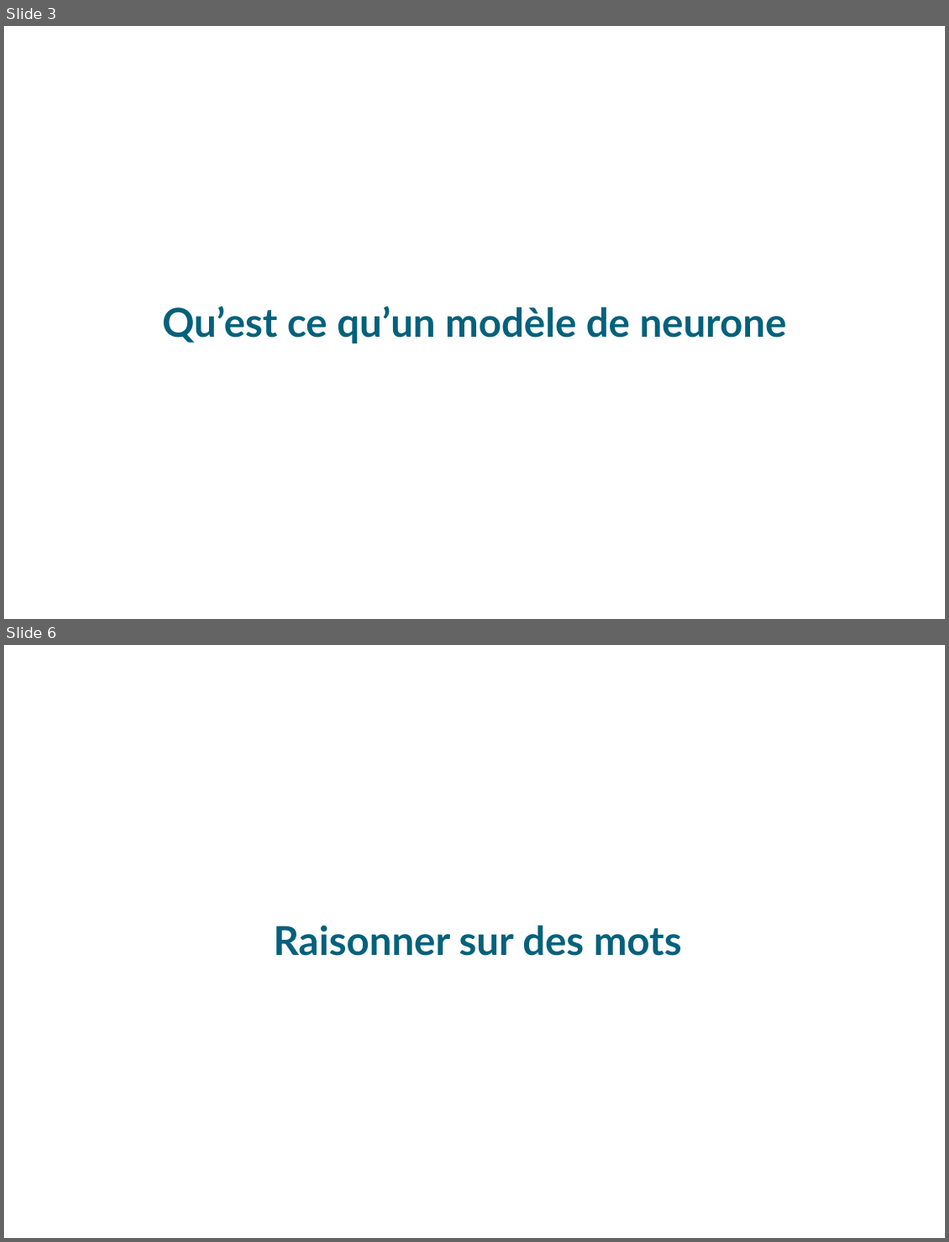
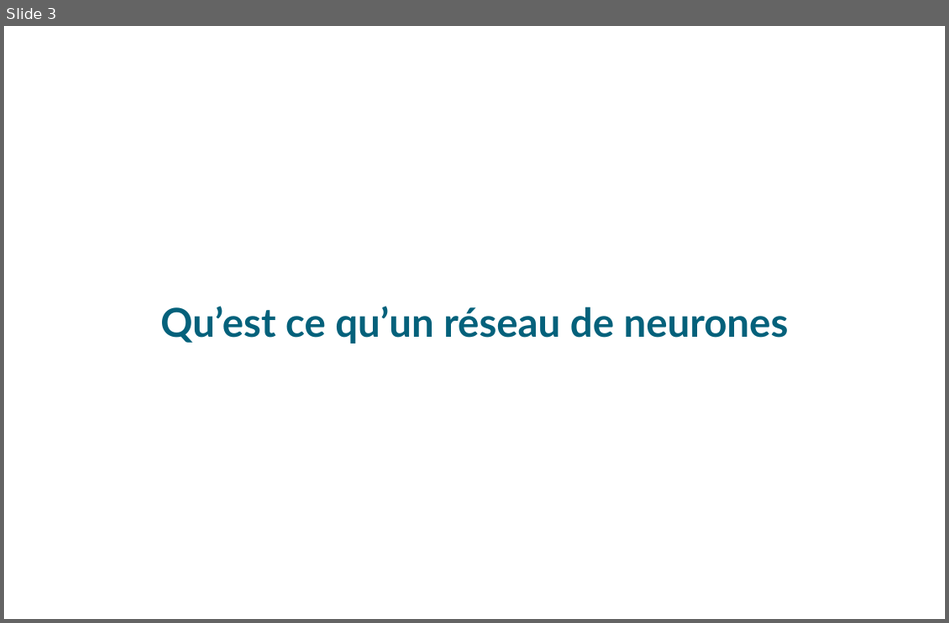
Before and after one commit to sr247/TER1, a slide deck: terSoutenance.odp. Shown one above the other, each under a label of ours: slides 3 and 6 before the commit, slide 3 after it; the slides between them are not shown. The pictures are 949x1242 and 949x623 pixels, drawn with LibreOffice and Linux fonts; fonts in the diff are those of the drawing; background and template pictures are left out. Boxes give left, top, right and bottom in pixels: in the first picture for what was removed or moved away, otherwise in the second. Text is boxed around its words. In the diff, an @@ line names an element or a change of style, - is before the commit and + after.

```diff
--- a/terSoutenance.odp
+++ b/terSoutenance.odp
@@ slide 6 removed at box(4, 645, 945, 1238), background picture (left out) @@
@@ subtitle removed at box(274, 925, 682, 956) @@
-Raisonner sur des mots
@@ slide 3 changed as well @@
@@ subtitle at box(160, 306, 789, 344): text changed @@
-Qu’est ce qu’un modèle de neurone
+Qu’est ce qu’un réseau de neurones
```
Also in this commit, not shown: 2 other slides changed, 13 slides added, 4 other slides removed.
